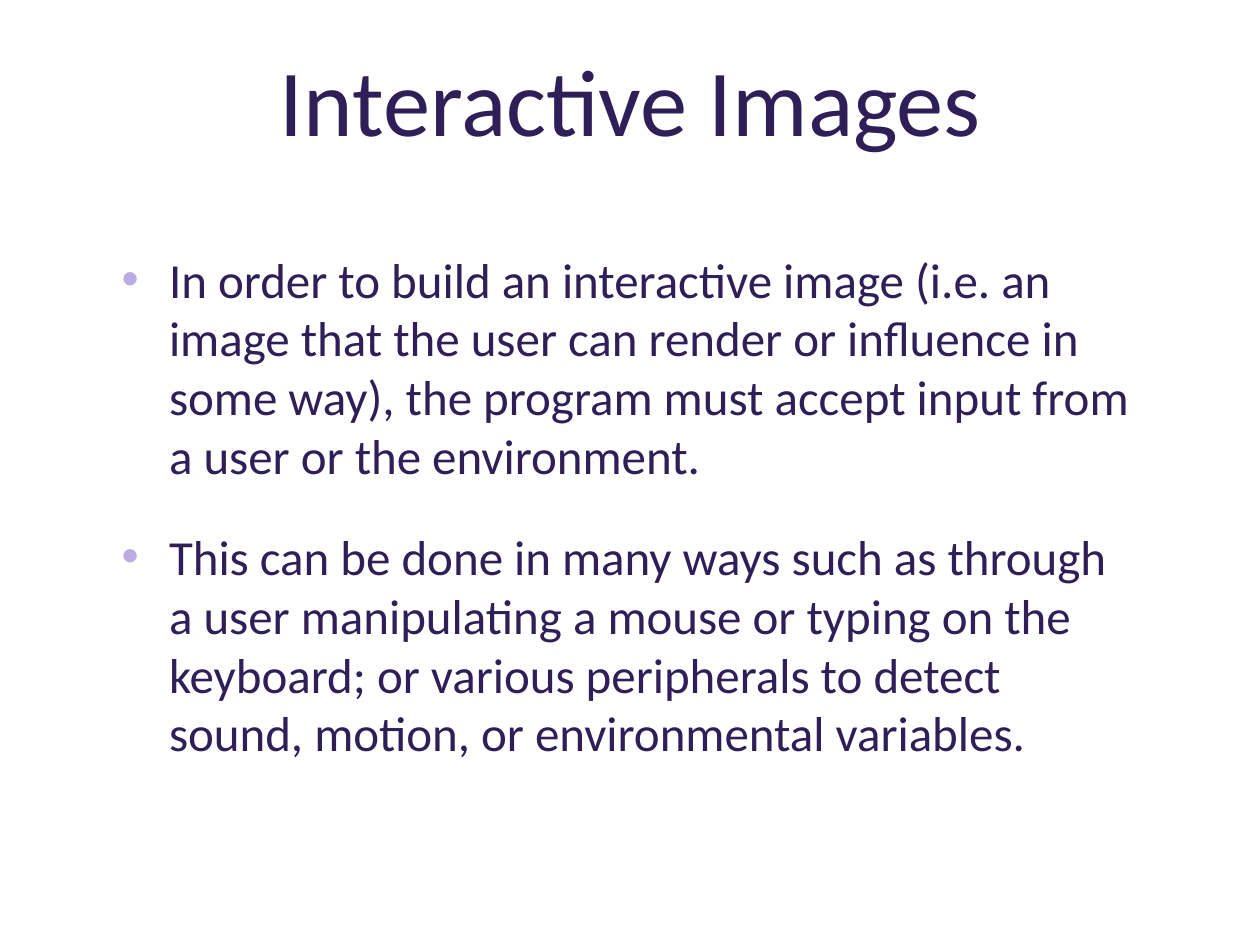
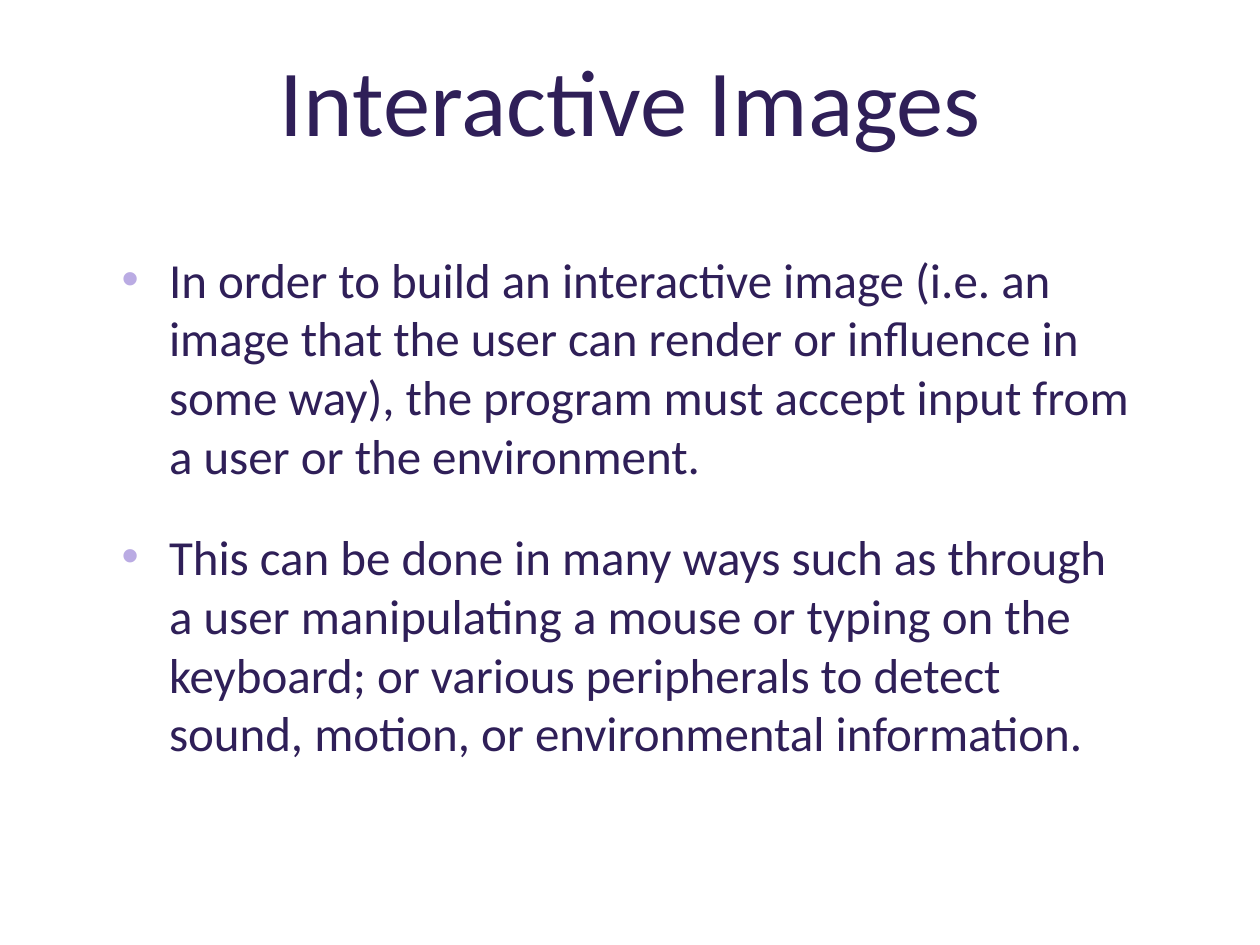
Before and after one commit to deenaengel/TF3_ProcessingSlides, a slide deck: slide 34 of Processing_Presentation_TF3_DE_notes.pptx (slide 33 before the commit). Drawn at 1260x945 pixels with LibreOffice and Linux fonts; fonts in the diff are those of the drawing; background and template pictures are left out. Boxes give left, top, right and bottom in pixels: in the first picture for what was removed or moved away, otherwise in the second. Text is boxed around its words. In the diff, an @@ line names an element or a change of style, - is before the commit and + after.

```diff
--- a/Processing_Presentation_TF3_DE_notes.pptx
+++ b/Processing_Presentation_TF3_DE_notes.pptx
@@ text at <box>169,541,1107,757</box>: text changed @@
-• This can be done in many ways such as through a user manipulating a mouse or typing on the keyboard; or various peripherals to detect sound, motion, or environmental variables.
+• This can be done in many ways such as through a user manipulating a mouse or typing on the keyboard; or various peripherals to detect sound, motion, or environmental information.
```
Also in this commit, not shown: 15 other slides changed, 1 slide added.
